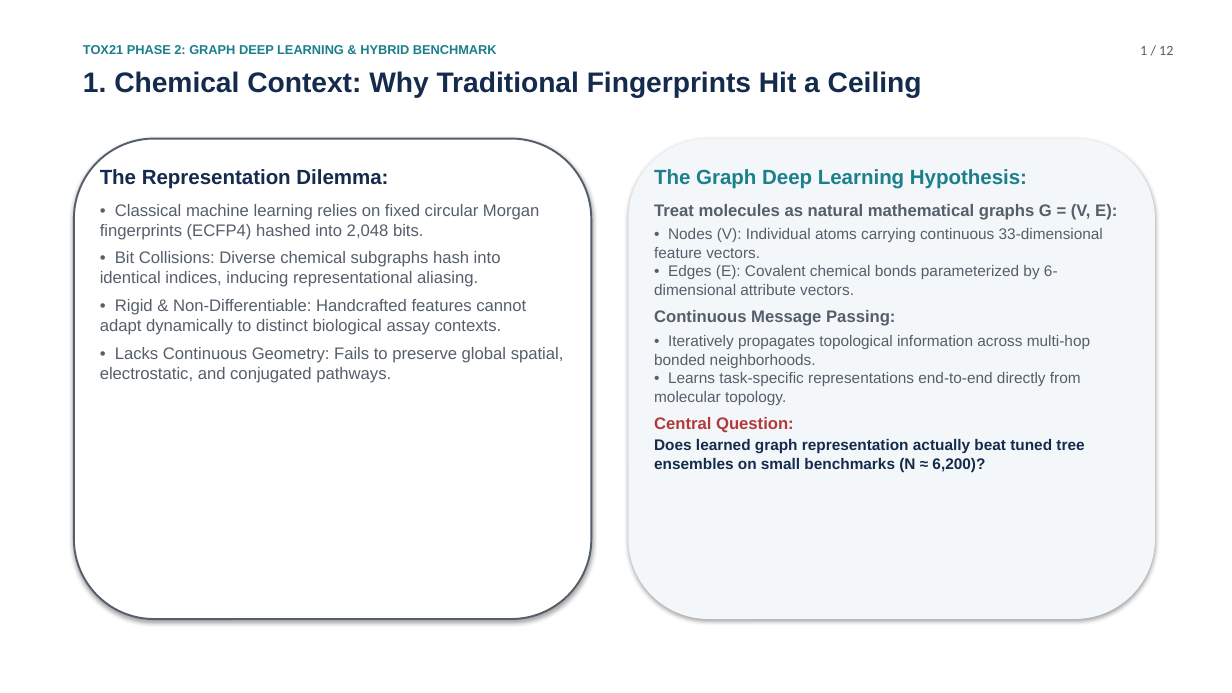
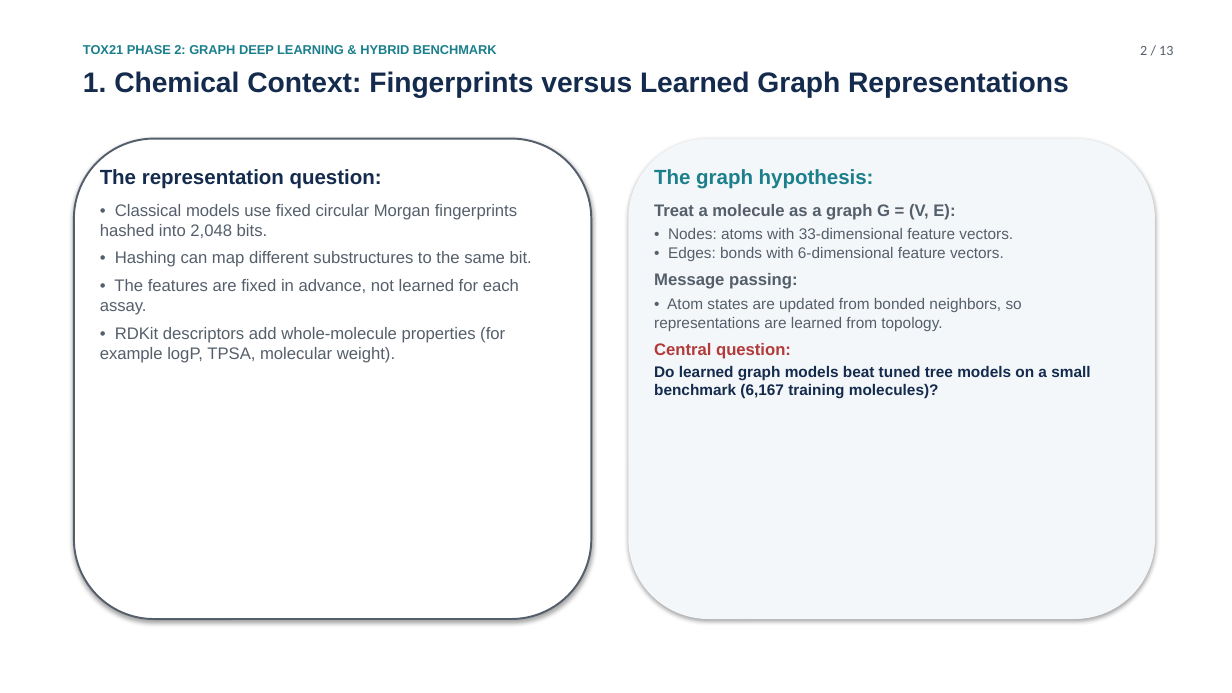
Before and after one commit to GabbyMymus/Molecular-Toxicity-Prediction, a slide deck: slide 2 of tox21-phase1/slides_phase2/tox21_phase2.pptx. Drawn at 1232x693 pixels with LibreOffice and Linux fonts; fonts in the diff are those of the drawing. Boxes give left, top, right and bottom in pixels: in the first picture for what was removed or moved away, otherwise in the second. Text is boxed around its words. In the diff, an @@ line names an element or a change of style, - is before the commit and + after.

```diff
--- a/tox21-phase1/slides_phase2/tox21_phase2.pptx
+++ b/tox21-phase1/slides_phase2/tox21_phase2.pptx
@@ text at <box>1140,46,1173,55</box>: text changed @@
-1 / 12
+2 / 13
@@ text at <box>83,71,1069,98</box>: text changed @@
-1. Chemical Context: Why Traditional Fingerprints Hit a Ceiling
+1. Chemical Context: Fingerprints versus Learned Graph Representations
@@ text at <box>100,169,532,363</box>: text changed @@
-The Representation Dilemma:
-• Classical machine learning relies on fixed circular Morgan fingerprints (ECFP4) hashed into 2,048 bits.
-• Bit Collisions: Diverse chemical subgraphs hash into identical indices, inducing representational aliasing.
-• Rigid & Non-Differentiable: Handcrafted features cannot adapt dynamically to distinct biological assay contexts.
-• Lacks Continuous Geometry: Fails to preserve global spatial, electrostatic, and conjugated pathways.
+The representation question:
+• Classical models use fixed circular Morgan fingerprints hashed into 2,048 bits.
+• Hashing can map different substructures to the same bit.
+• The features are fixed in advance, not learned for each assay.
+• RDKit descriptors add whole-molecule properties (for example logP, TPSA, molecular weight).
@@ text at <box>654,169,1090,399</box>: text changed @@
-The Graph Deep Learning Hypothesis:
-Treat molecules as natural mathematical graphs G = (V, E):
-• Nodes (V): Individual atoms carrying continuous 33-dimensional feature vectors.
-• Edges (E): Covalent chemical bonds parameterized by 6-dimensional attribute vectors.
-Continuous Message Passing:
-• Iteratively propagates topological information across multi-hop bonded neighborhoods.
-• Learns task-specific representations end-to-end directly from molecular topology.
-Central Question:
-Does learned graph representation actually beat tuned tree ensembles on small benchmarks (N ≈ 6,200)?
+The graph hypothesis:
+Treat a molecule as a graph G = (V, E):
+• Nodes: atoms with 33-dimensional feature vectors.
+• Edges: bonds with 6-dimensional feature vectors.
+Message passing:
+• Atom states are updated from bonded neighbors, so representations are learned from topology.
+Central question:
+Do learned graph models beat tuned tree models on a small benchmark (6,167 training molecules)?
```
Also in this commit, not shown: 9 other slides changed, 3 slides added, 2 slides removed, 2 other files.
